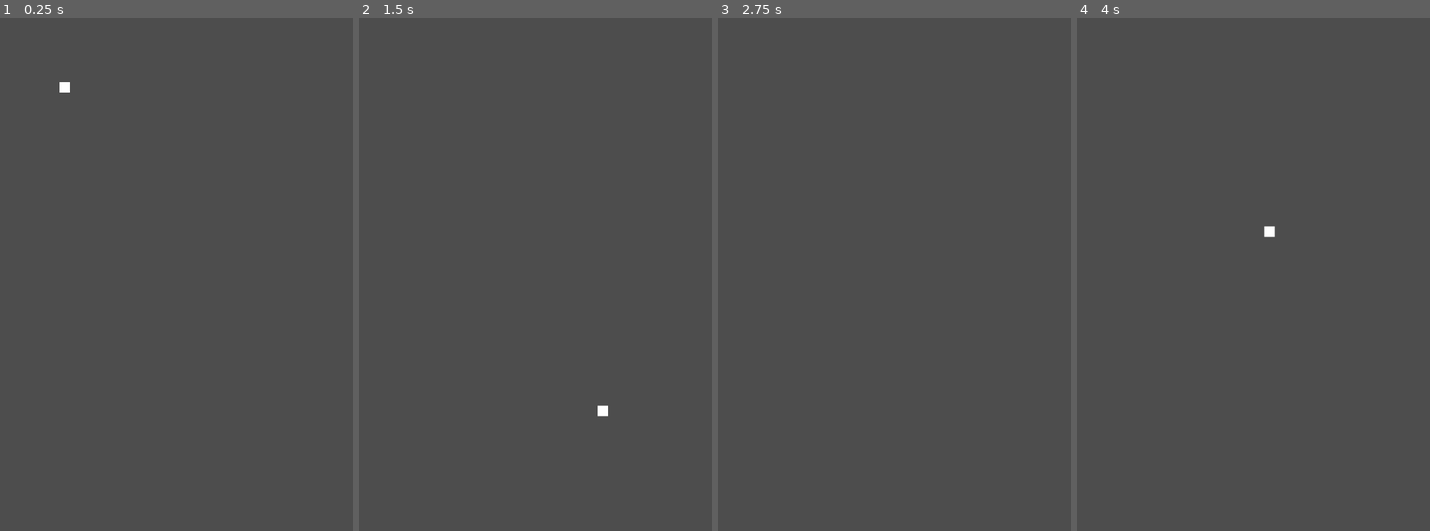
Above: before the commit, frames 1-4 (left to right).
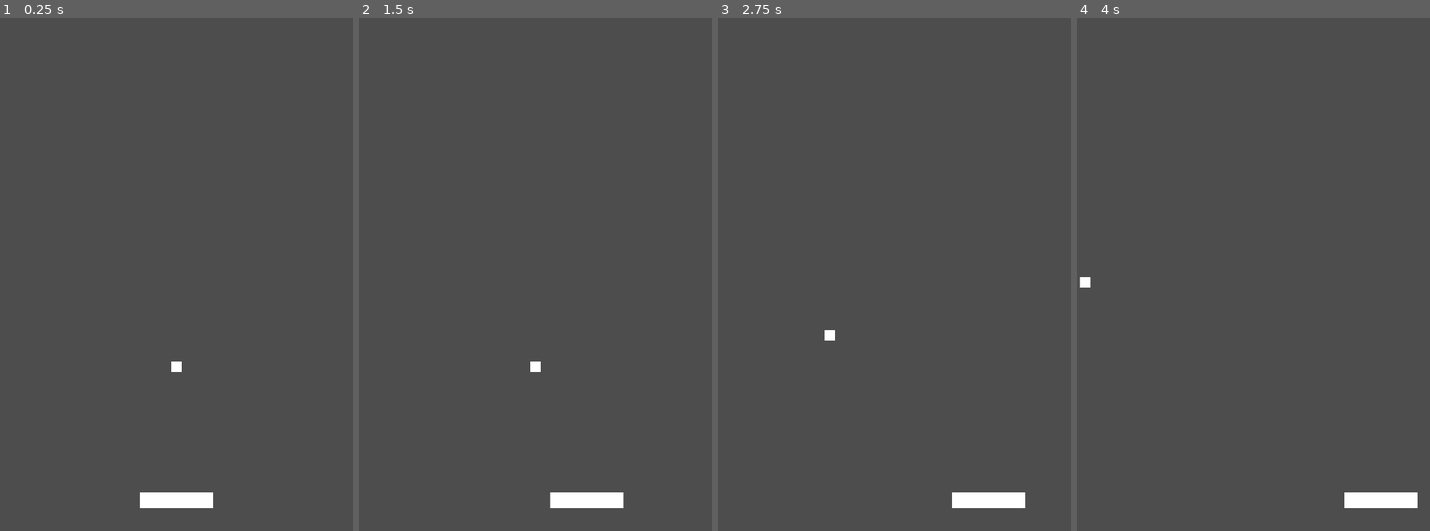
Above: after the commit, the same moments.

Repository: koviant/20GamesChallengeGodot
Game: Godot game, scene res://scenes/main.tscn
Two runs of this game, one before a commit and one after it. Both use one fixed random seed, a clock stepped at 60 frames per second and the inputs below.
Inputs:
- Up to frame 1 (0.25 s): no input
- Up to frame 2 (1.5 s): hold Right (ui_right) 0.53-1.28 s; hold Left (ui_left) from 1.28 s (still down)
- Up to frame 3 (2.75 s): release Left (ui_left) at 2.03 s; hold Right (ui_right) from 2.03 s (still down)
- Up to frame 4 (4 s): release Right (ui_right) at 3.53 s; hold Left (ui_left) from 3.53 s (still down)

The runs differ from the first frame. In frame 1, 0.8% of the frame differs, in the area x 16-61%, y 12-96%; in frame 2, 0.8%; in frame 3, 0.7%; in frame 4, 0.8%, in the area x 0-97%, y 40-96%.

Commit message:
Ball collision

Diff:
--- /dev/null
+++ b/breakout/scenes/ball.tscn
@@ -0,0 +1,23 @@
+[gd_scene format=3 uid="uid://cxvgn5jfhfjca"]
+
+[ext_resource type="Script" uid="uid://b1cyp5sh4pqv6" path="res://scripts/ball.gd" id="1_7s4qf"]
+
+[sub_resource type="QuadMesh" id="QuadMesh_tbgi4"]
+
+[sub_resource type="RectangleShape2D" id="RectangleShape2D_tefeu"]
+size = Vector2(32, 32)
+
+[node name="Ball" type="RigidBody2D" unique_id=1584973393]
+gravity_scale = 0.0
+linear_damp_mode = 1
+script = ExtResource("1_7s4qf")
+metadata/_edit_group_ = true
+
+[node name="MeshInstance2D" type="MeshInstance2D" parent="." unique_id=1452209019]
+position = Vector2(16, 16)
+scale = Vector2(32, 32)
+mesh = SubResource("QuadMesh_tbgi4")
+
+[node name="CollisionShape2D" type="CollisionShape2D" parent="." unique_id=1974927744]
+position = Vector2(16, 16)
+shape = SubResource("RectangleShape2D_tefeu")
--- a/breakout/scenes/main.tscn
+++ b/breakout/scenes/main.tscn
@@ -2,7 +2,7 @@
 
 [ext_resource type="Script" uid="uid://bqiw48xdddd0g" path="res://scripts/main.gd" id="1_o5qli"]
 [ext_resource type="Script" uid="uid://18trg7xiqrjs" path="res://scripts/paddle.gd" id="2_0wfyh"]
-[ext_resource type="Script" uid="uid://b1cyp5sh4pqv6" path="res://scripts/ball.gd" id="3_sugp2"]
+[ext_resource type="PackedScene" uid="uid://cxvgn5jfhfjca" path="res://scenes/ball.tscn" id="3_sugp2"]
 
 [sub_resource type="RectangleShape2D" id="RectangleShape2D_7dm0k"]
 size = Vector2(64, 1920)
@@ -18,11 +18,6 @@
 [sub_resource type="RectangleShape2D" id="RectangleShape2D_h2yge"]
 size = Vector2(224, 2)
 
-[sub_resource type="QuadMesh" id="QuadMesh_tbgi4"]
-
-[sub_resource type="RectangleShape2D" id="RectangleShape2D_tefeu"]
-size = Vector2(32, 32)
-
 [node name="Main" type="Node" unique_id=1366485895]
 script = ExtResource("1_o5qli")
 
@@ -36,12 +31,6 @@
 
 [node name="CollisionShape2D" type="CollisionShape2D" parent="WallTop" unique_id=1681099707]
 position = Vector2(540, -32)
-shape = SubResource("RectangleShape2D_ig7tw")
-
-[node name="WallBottom" type="StaticBody2D" parent="." unique_id=1660241301]
-
-[node name="CollisionShape2D" type="CollisionShape2D" parent="WallBottom" unique_id=268343393]
-position = Vector2(540, 1952)
 shape = SubResource("RectangleShape2D_ig7tw")
 
 [node name="WallRight" type="StaticBody2D" parent="." unique_id=158355261]
@@ -66,18 +55,11 @@
 position = Vector2(112, 1)
 shape = SubResource("RectangleShape2D_h2yge")
 
-[node name="Ball" type="RigidBody2D" parent="." unique_id=857503053]
-position = Vector2(488, 1536)
-gravity_scale = 0.0
-linear_damp_mode = 1
-script = ExtResource("3_sugp2")
-metadata/_edit_group_ = true
+[node name="Ball" parent="." unique_id=1584973393 instance=ExtResource("3_sugp2")]
+position = Vector2(488, 1384)
 
-[node name="MeshInstance2D" type="MeshInstance2D" parent="Ball" unique_id=1361078679]
-position = Vector2(16, 16)
-scale = Vector2(32, 32)
-mesh = SubResource("QuadMesh_tbgi4")
+[node name="StartTimer" type="Timer" parent="." unique_id=1935026333]
+wait_time = 2.0
+one_shot = true
 
-[node name="CollisionShape2D" type="CollisionShape2D" parent="Ball" unique_id=1252306867]
-position = Vector2(16, 16)
-shape = SubResource("RectangleShape2D_tefeu")
+[connection signal="timeout" from="StartTimer" to="." method="_start_ball"]
--- a/breakout/scripts/ball.gd
+++ b/breakout/scripts/ball.gd
@@ -1,12 +1,25 @@
 extends RigidBody2D
 
 
-# Called when the node enters the scene tree for the first time.
-func _ready() -> void:
-	linear_velocity = Vector2(100, 0).rotated(deg_to_rad(-135 + 90 * randf()))
+var size: Vector2:
+	get: return ($CollisionShape2D.shape as RectangleShape2D).size
+
+const base_velocity := Vector2(300, 0)
+var velocity: Vector2
+
+func reset(pos: Vector2) -> void:
+	global_position = pos
+	var speed_rotation = -135 + 90 * randf()
+	velocity = base_velocity.rotated(speed_rotation)
+
+func start() -> void:
+	set_physics_process(true)
+
+func stop() -> void:
+	set_physics_process(false)
 
 func _physics_process(delta: float) -> void:
-	var collision = move_and_collide(linear_velocity)
+	var collision = move_and_collide(velocity * delta)
 
 	if collision:
-		linear_velocity = linear_velocity.bounce(collision.get_normal())
+		velocity = velocity.bounce(collision.get_normal())
--- a/breakout/scripts/main.gd
+++ b/breakout/scripts/main.gd
@@ -1,6 +1,28 @@
 extends Node
+
+
+var ball_start_position: Vector2
+var paddle_start_position: Vector2
 
 
 # Called when the node enters the scene tree for the first time.
 func _ready() -> void:
-	pass # Replace with function body.
+	paddle_start_position = Vector2(
+		get_viewport().get_visible_rect().size.x / 2 - $Paddle.size.x / 2,
+		get_viewport().get_visible_rect().size.y - 150
+	)
+
+	ball_start_position = Vector2(
+		get_viewport().get_visible_rect().size.x / 2 - $Ball.size.x / 2,
+		paddle_start_position.y - 400)
+
+	reset()
+
+func reset() -> void:
+	$Ball.stop()
+	$Ball.reset(ball_start_position)
+	$Paddle.position = paddle_start_position
+	$StartTimer.start()
+
+func _start_ball() -> void:
+	$Ball.start()
--- a/breakout/scripts/paddle.gd
+++ b/breakout/scripts/paddle.gd
@@ -1,4 +1,7 @@
 extends RigidBody2D
+
+var size: Vector2:
+	get: return ($CollisionShape2D.shape as RectangleShape2D).size
 
 const paddle_velocity := 400
 const max_paddle_velocity := 400
@@ -7,7 +10,6 @@
 # Called when the node enters the scene tree for the first time.
 func _ready() -> void:
 	pass # Replace with function body.
-
 
 func _physics_process(delta: float) -> void:
 	#linear_velocity.x = _get_velocity_x()
